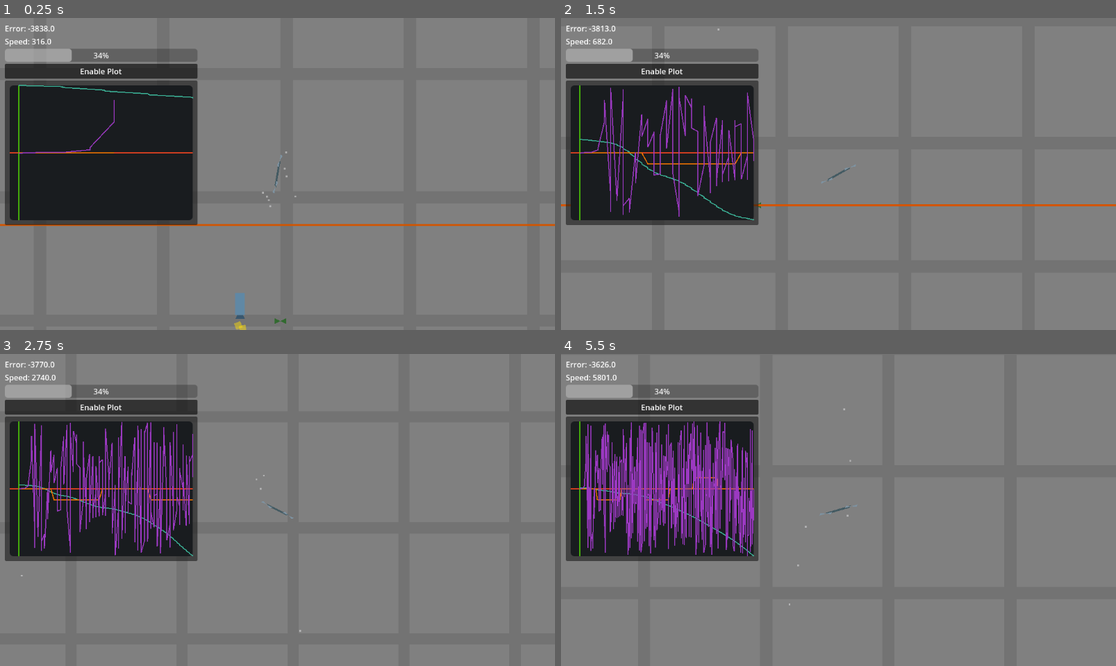
Above: before the commit, frames 1-4 (two rows, left to right).
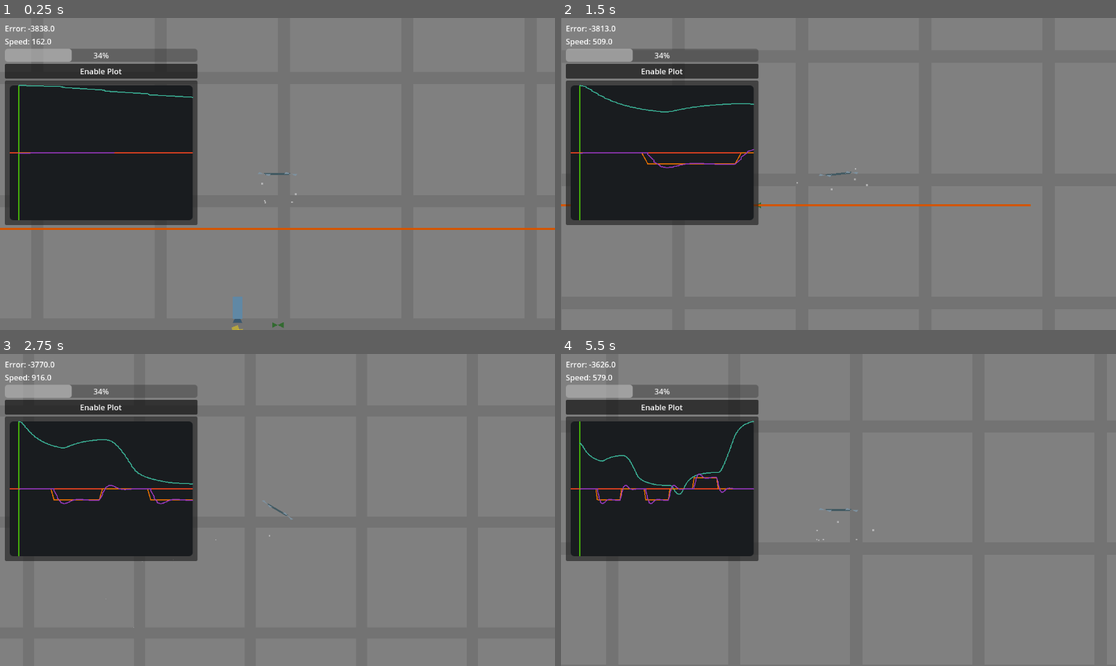
Above: after the commit, the same moments.

Repository: NattHerman/control
Game: Godot game, scene res://main.tscn
Two runs of this game, one before a commit and one after it. Both use one fixed random seed, a clock stepped at 60 frames per second and the inputs below. The engine's default icon, where the game draws it, is replaced by a stand-in: a white triangle on a blue panel in a dark square.
Inputs (mouse positions are in pixels of both pictures, inside the frame that each line leads up to):
- Up to frame 1 (0.25 s): no input
- Up to frame 2 (1.5 s): tap Enter (ui_accept) at 0.5, 0.77 s; move the mouse to (960, 158) at 0.52 s; hold D (lean_right) 0.53-1.25 s; hold Shift (pan_speed_increase) 0.53-1.25 s; click (960, 158) at 0.67 s; drag from (727, 189) to (810, 236) at 1.27 s
- Up to frame 3 (2.75 s): move the mouse to (333, 441) at 2.02 s; hold D (lean_right) from 2.03 s (still down); hold Mouse wheel down (zoom_out) from 2.03 s (still down)
- Up to frame 4 (5.5 s): release D (lean_right) at 2.75 s; release Mouse wheel down (zoom_out) at 2.75 s; drag from (810, 572) to (672, 463) at 2.77 s; move the mouse to (1005, 556) at 3.52 s; hold A (lean_left) 3.53-4.25 s; hold Mouse wheel up (zoom_in) 3.53-4.25 s; tap Enter (ui_accept) at 3.77 s; drag from (672, 463) to (755, 432) at 4.27 s; move the mouse to (866, 510) at 5.02 s; hold S (pan_down) from 5.03 s (still down); hold Shift (pan_speed_increase) from 5.03 s (still down); click (866, 510) at 5.17 s

The runs differ from the first frame. In frame 1, 1.9% of the frame differs, in the area x 0-100%, y 6-100%; in frame 2, 2.2%; in frame 3, 4.2%; in frame 4, 7.1%, in the area x 3-57%, y 6-81%.

Commit message:
Propellers apply force at center of drone, and torqe is applied by the drone itself.

Diff:
--- a/drone/drone.gd
+++ b/drone/drone.gd
@@ -34,12 +34,12 @@
 
 func _ready() -> void:
 	r = absf(right_thruster.position.x)
+	inertia = mass * r**2
 
 	y_controller.PD_critically_dampened(mass)
 	x_controller.PD_critically_dampened(mass)
 	angle_controller.PD_critically_dampened(mass*r)
 	angle_controller.Kp *= 6
-	angle_controller.Kd *= 15
 
 	await get_tree().process_frame
 	gravity = get_gravity().length()
@@ -73,18 +73,10 @@
 
 	var angle_u_pid = angle_controller.control(angle_error, delta)
 
-	left_thruster.current_thrust = angle_u_pid / 2
-	right_thruster.current_thrust = -angle_u_pid / 2
-
-	#yu = yu_nom
-	#yu = yu / (cos(global_rotation) * 2)
+	apply_torque(angle_u_pid * r)
 
 	left_thruster.current_thrust = -yu
 	right_thruster.current_thrust = -yu
-	#left_thruster.current_thrust += -u / 2
-	#right_thruster.current_thrust += -u / 2
-	#left_thruster.set_thrust(-yu/2)
-	#right_thruster.set_thrust(-yu/2)
 
 	ui_values.speed = linear_velocity.length()
 	if Time.get_ticks_msec() % 10 == 0:
--- a/drone/propeller.gd
+++ b/drone/propeller.gd
@@ -21,5 +21,5 @@
 
 func _physics_process(_delta: float) -> void:
 	var up = -global_transform.y
-	get_parent().apply_force(up * current_thrust, global_position)
-	DrawVector.new(up * current_thrust * 0.01, global_position, 0.01)
+	get_parent().apply_force(up * current_thrust)
+	DrawVector.new(up * current_thrust * 0.01, get_parent().global_position, 0.01)
